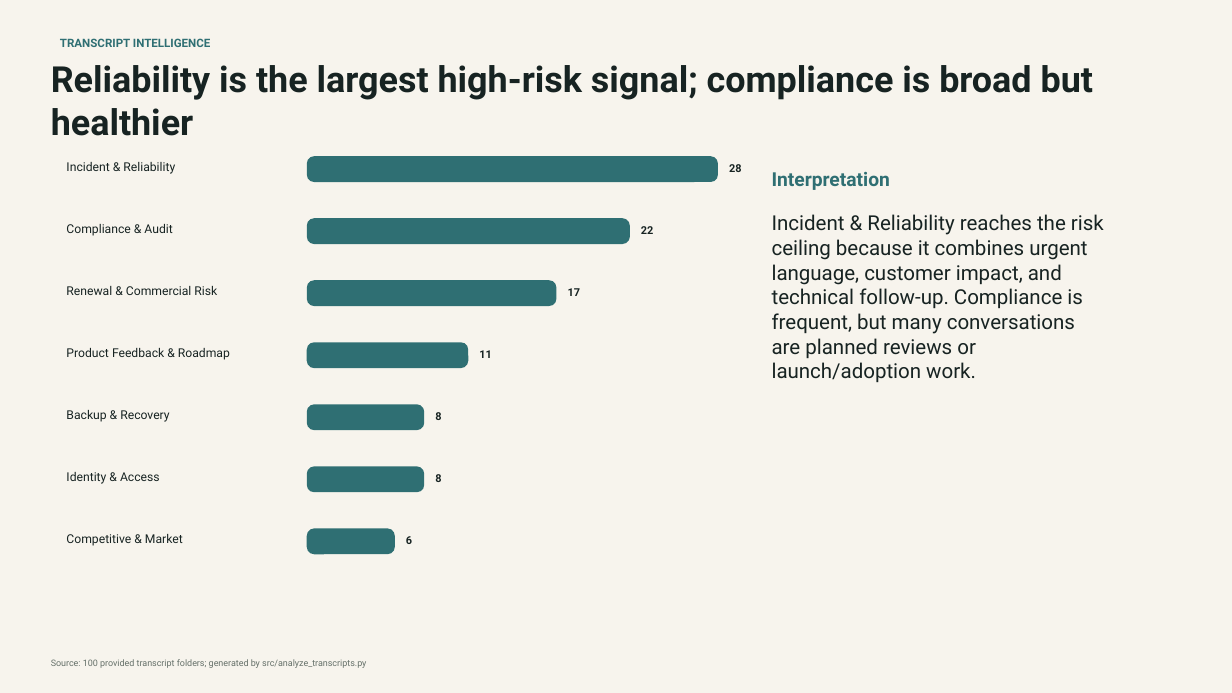
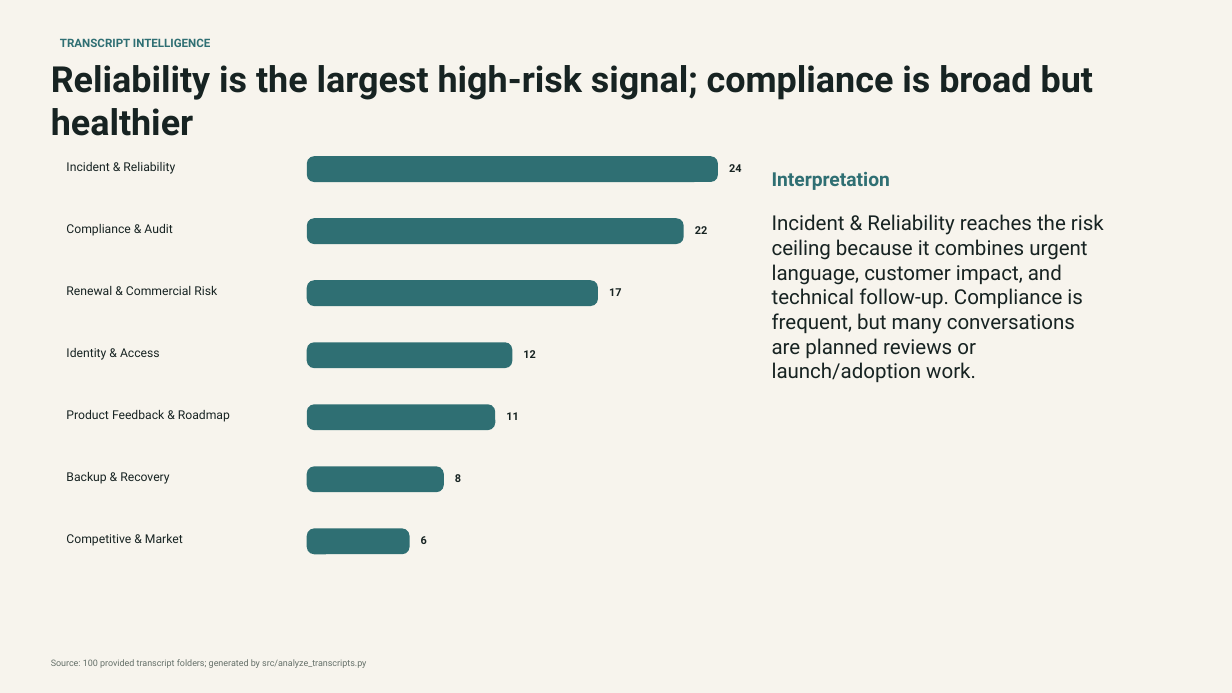
Before and after one commit to gsrikaveri123/transcript-intelligence, a slide deck: slide 4 of interview-assignment/deliverables/Transcript_Intelligence_Leadership_Deck.pptx. Drawn at 1232x693 pixels with LibreOffice and Linux fonts; fonts in the diff are those of the drawing. Boxes give left, top, right and bottom in pixels: in the first picture for what was removed or moved away, otherwise in the second. Text is boxed around its words. In the diff, an @@ line names an element or a change of style, - is before the commit and + after.

```diff
--- a/interview-assignment/deliverables/Transcript_Intelligence_Leadership_Deck.pptx
+++ b/interview-assignment/deliverables/Transcript_Intelligence_Leadership_Deck.pptx
@@ text at bbox=[729, 164, 742, 172]: text changed @@
-28
+24
@@ rounded rectangle: place and size @@
-rounded rectangle at bbox=[307, 218, 630, 244]
+rounded rectangle at bbox=[307, 218, 684, 244]
@@ text "22": place and size @@
-text "22" at bbox=[641, 226, 654, 234]
+text "22" at bbox=[695, 226, 708, 234]
@@ rounded rectangle: place and size @@
-rounded rectangle at bbox=[307, 280, 556, 306]
+rounded rectangle at bbox=[307, 280, 598, 306]
@@ text "17": place and size @@
-text "17" at bbox=[568, 288, 581, 296]
+text "17" at bbox=[609, 288, 622, 296]
@@ text "Identity & Access": place and size @@
-text "Identity & Access" at bbox=[66, 472, 160, 484]
+text "Identity & Access" at bbox=[66, 348, 160, 360]
@@ rounded rectangle: place and size @@
-rounded rectangle at bbox=[307, 342, 469, 368]
+rounded rectangle at bbox=[307, 342, 513, 368]
@@ text added at bbox=[523, 350, 536, 358], 8.5 pt, text #172322, bold @@
+12
@@ text "Product Feedback & Roadmap": place and size @@
-text "Product Feedback & Roadmap" at bbox=[66, 348, 230, 360]
+text "Product Feedback & Roadmap" at bbox=[66, 410, 230, 422]
@@ rounded rectangle: place and size @@
-rounded rectangle at bbox=[307, 405, 424, 431]
+rounded rectangle at bbox=[307, 405, 495, 431]
@@ text removed at bbox=[435, 412, 441, 420] @@
-8
@@ text "11": place and size @@
-text "11" at bbox=[479, 350, 492, 358]
+text "11" at bbox=[506, 412, 519, 420]
@@ text "Backup & Recovery": place and size @@
-text "Backup & Recovery" at bbox=[66, 410, 169, 422]
+text "Backup & Recovery" at bbox=[66, 472, 169, 484]
@@ rounded rectangle: place and size @@
-rounded rectangle at bbox=[307, 467, 424, 493]
+rounded rectangle at bbox=[307, 467, 444, 493]
@@ text "8": place and size @@
-text "8" at bbox=[435, 474, 441, 482]
+text "8" at bbox=[455, 474, 461, 482]
@@ rounded rectangle: place and size @@
-rounded rectangle at bbox=[307, 529, 395, 555]
+rounded rectangle at bbox=[307, 529, 409, 555]
@@ text "6": place and size @@
-text "6" at bbox=[406, 536, 412, 544]
+text "6" at bbox=[421, 536, 427, 544]
```
Also in this commit, not shown: 2 other slides changed, 1 slide added, 22 other files.
